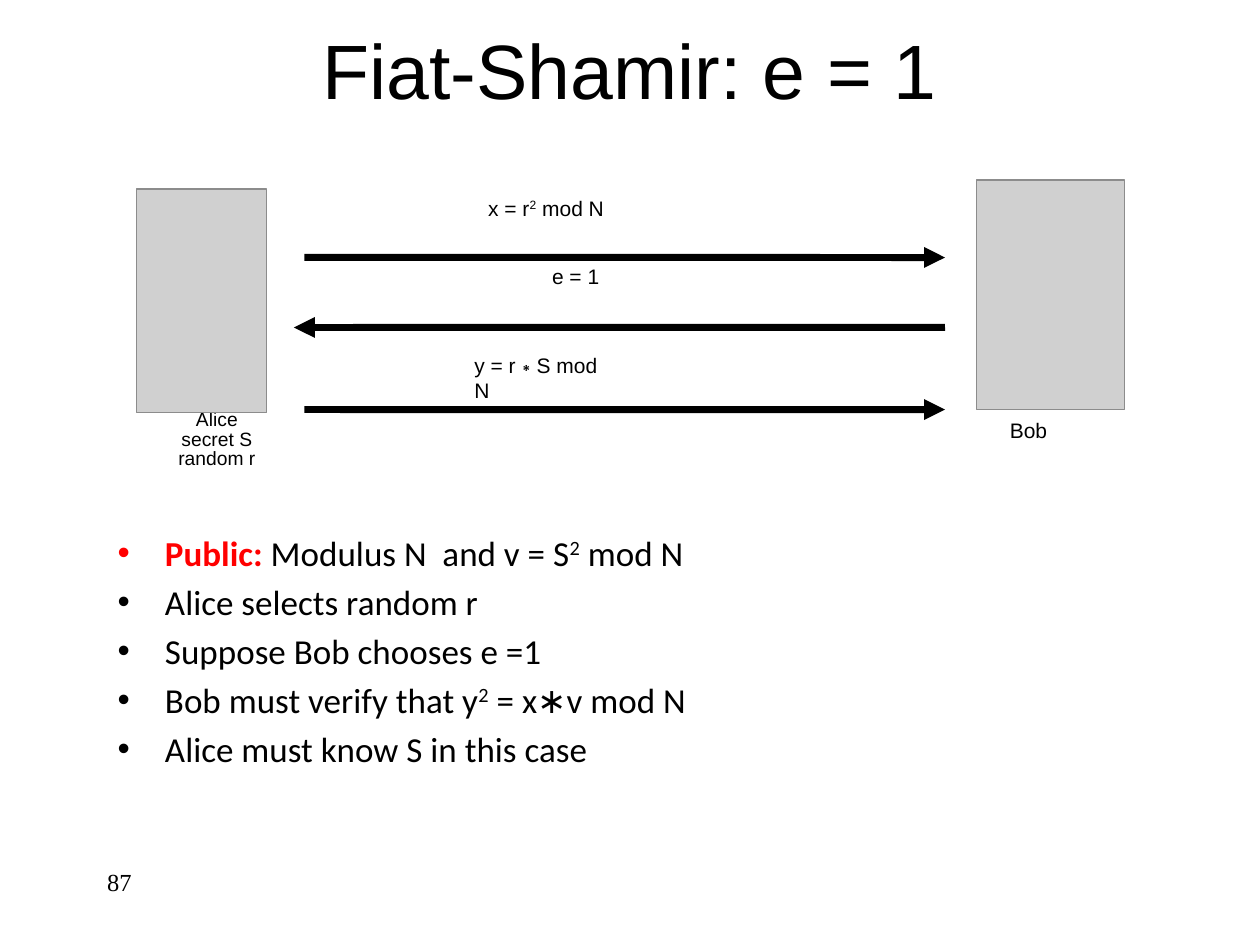
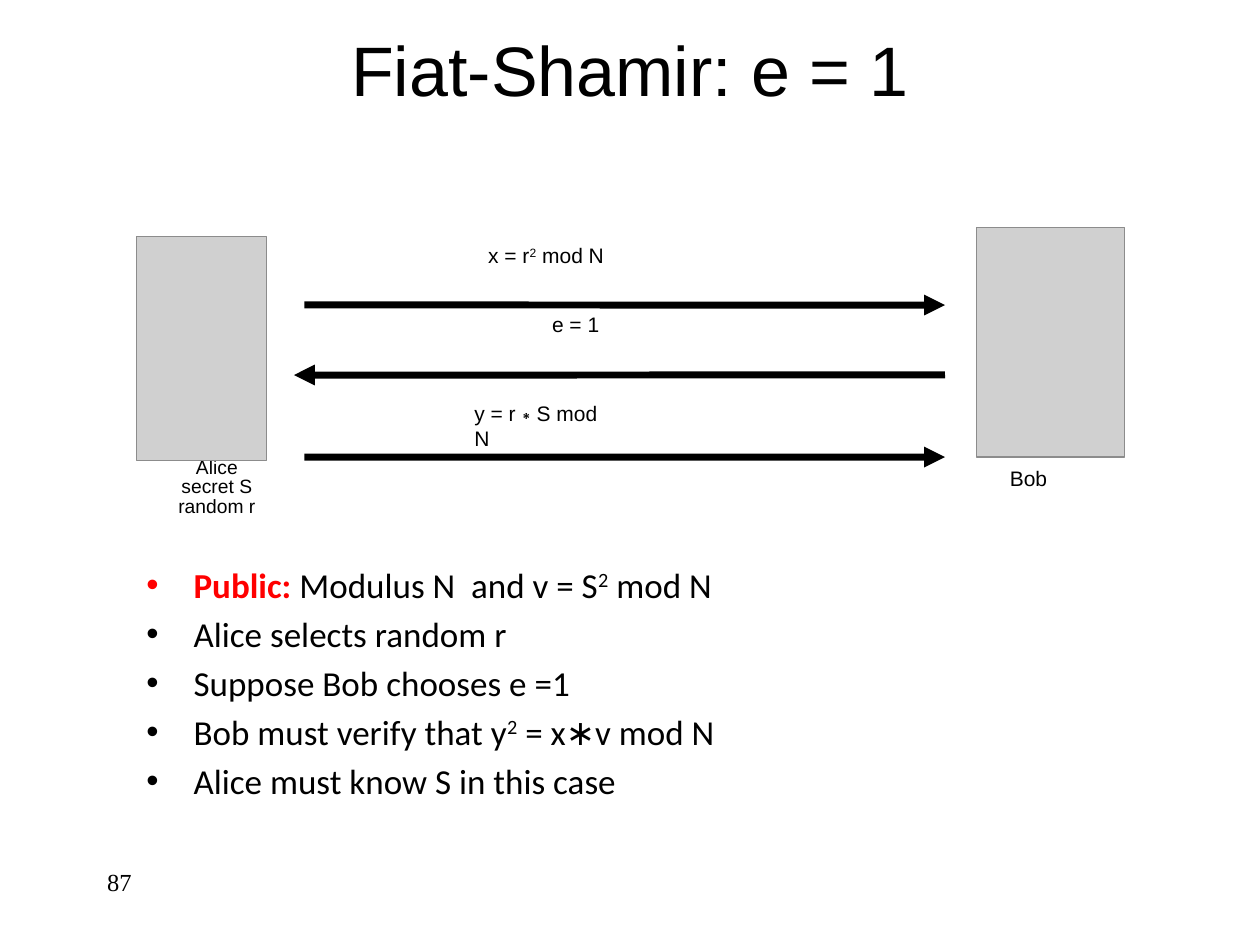
Before and after one commit to jlmucb/class_notes, a slide deck: slide 87 of BerkeleyClass/CS290Spring2013/Lectures/Cryptoclass9.pptx. Drawn at 1260x945 pixels with LibreOffice and Linux fonts; fonts in the diff are those of the drawing; grey boxes stand for pictures. Boxes give left, top, right and bottom in pixels: in the first picture for what was removed or moved away, otherwise in the second. Text is boxed around its words. In the diff, an @@ line names an element or a change of style, - is before the commit and + after.

```diff
--- a/BerkeleyClass/CS290Spring2013/Lectures/Cryptoclass9.pptx
+++ b/BerkeleyClass/CS290Spring2013/Lectures/Cryptoclass9.pptx
@@ title "Fiat-Shamir: e = 1" at <box>351,45,909,97</box>: size 44 to 40 pt @@
@@ 4 texts, 2 pictures, 1 arrow: place and size @@
-4 texts, 2 pictures, 1 arrow at <box>136,180,1125,466</box>
+4 texts, 2 pictures, 1 arrow at <box>136,228,1125,514</box>
@@ 2 arrows, 1 text: place and size @@
-2 arrows, 1 text at <box>294,328,1047,439</box>
+2 arrows, 1 text at <box>294,375,1047,487</box>
@@ text "Public: Modulus N and v ...": place and size @@
-text "Public: Modulus N and v ..." at <box>165,541,686,763</box>
+text "Public: Modulus N and v ..." at <box>194,573,715,795</box>
```
Also in this commit, not shown: 86 other slides changed, 1 other file.
